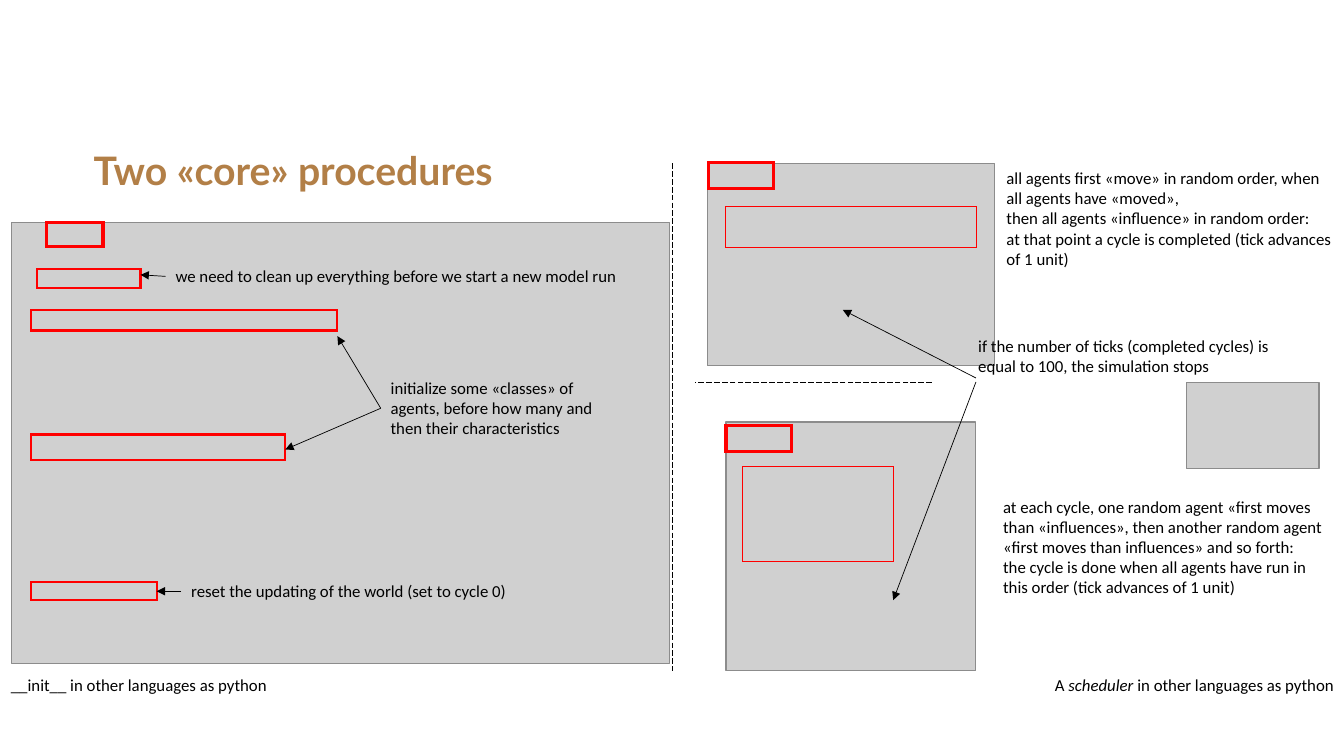
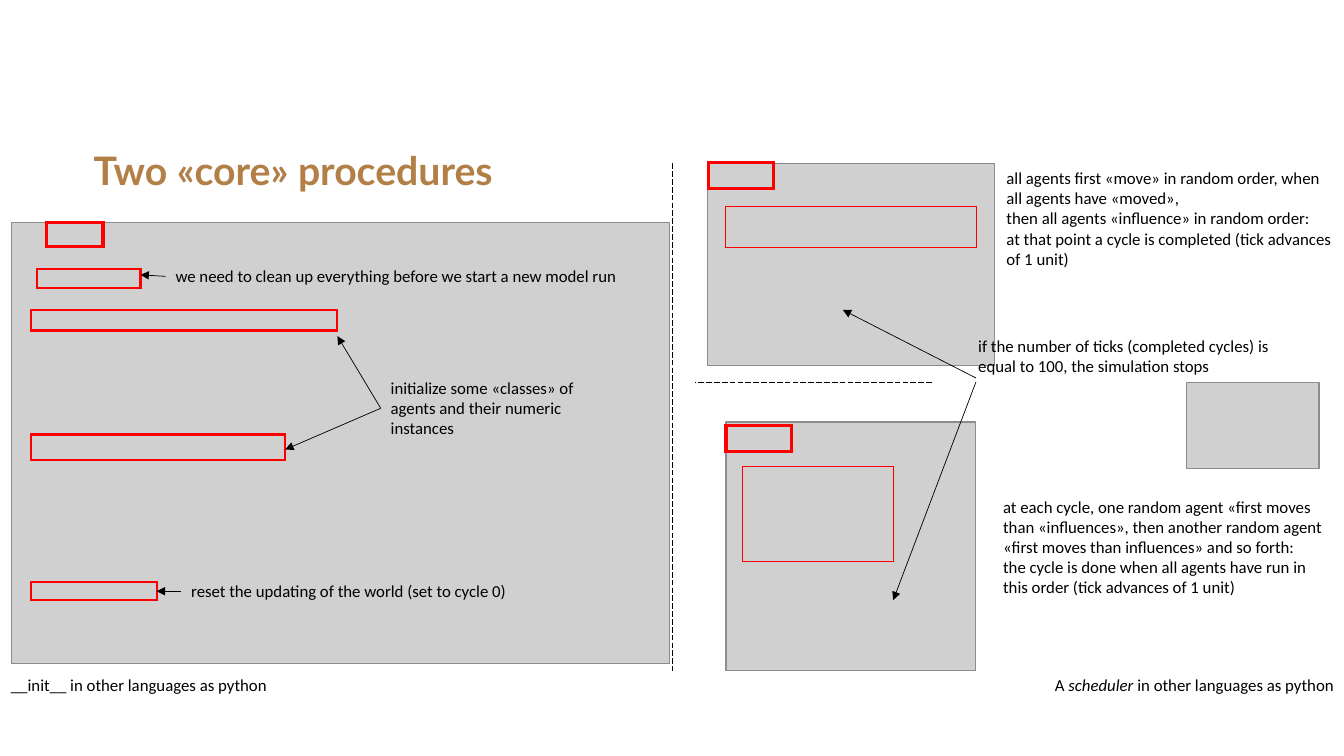
Before and after one commit to RoccoPaolillo/sdsbicocca, a slide deck: slide 10 of netlogo_basics.pptx. Drawn at 1344x756 pixels with LibreOffice and Linux fonts; fonts in the diff are those of the drawing; grey boxes stand for pictures; background and template pictures are left out. Boxes give left, top, right and bottom in pixels: in the first picture for what was removed or moved away, otherwise in the second. Text is boxed around its words. In the diff, an @@ line names an element or a change of style, - is before the commit and + after.

```diff
--- a/netlogo_basics.pptx
+++ b/netlogo_basics.pptx
@@ text at (x1=391, y1=382, x2=573, y2=434): text changed @@
-initialize some «classes» of agents, before how many and then their characteristics
+initialize some «classes» of agents and their numeric instances
```
Also in this commit, not shown: 4 other slides changed.
